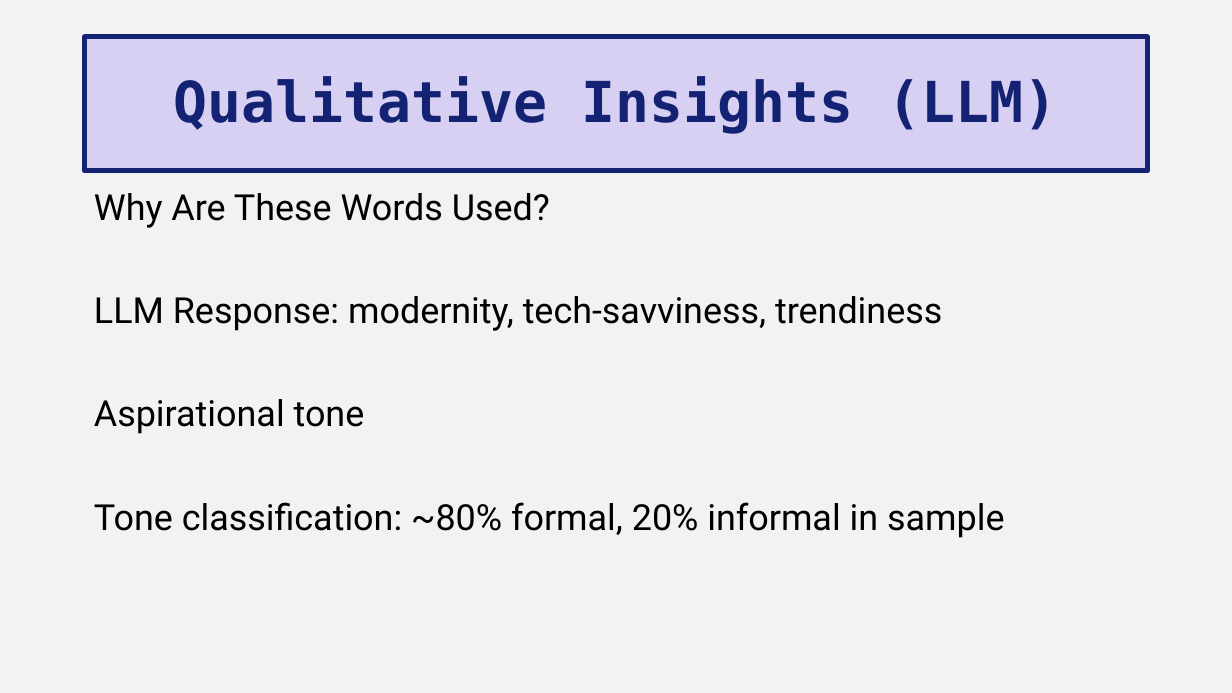
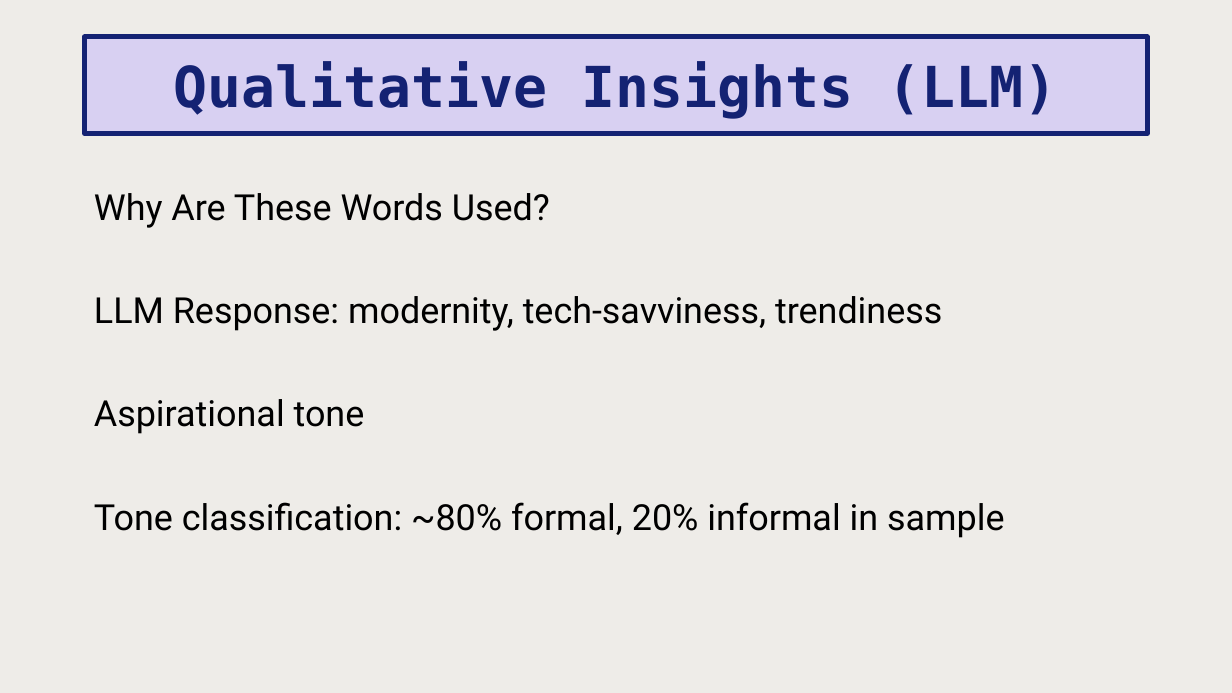
Before and after one commit to halfpintutopia/DA-deutsch-englisch-einfluss, a slide deck: slide 12 of DA_Final_Presentation.pptx (slide 10 before the commit). Drawn at 1232x693 pixels with LibreOffice and Linux fonts; fonts in the diff are those of the drawing. Boxes give left, top, right and bottom in pixels: in the first picture for what was removed or moved away, otherwise in the second. Text is boxed around its words. In the diff, an @@ line names an element or a change of style, - is before the commit and + after.

Commit message:
New design on presentation

```diff
--- a/DA_Final_Presentation.pptx
+++ b/DA_Final_Presentation.pptx
@@ background #F2F2F2 to #EEECE8 @@
@@ title "Qualitative Insights (LLM)": place and size @@
-title "Qualitative Insights (LLM)" at [85,37,1148,171]
+title "Qualitative Insights (LLM)" at [85,37,1148,133]
@@ title "Qualitative Insights (LLM)" at [85,37,1148,133]: line spacing 0.9 to 1 @@
```
Also in this commit, not shown: 9 other slides changed, 3 slides added, 2 slides removed.
